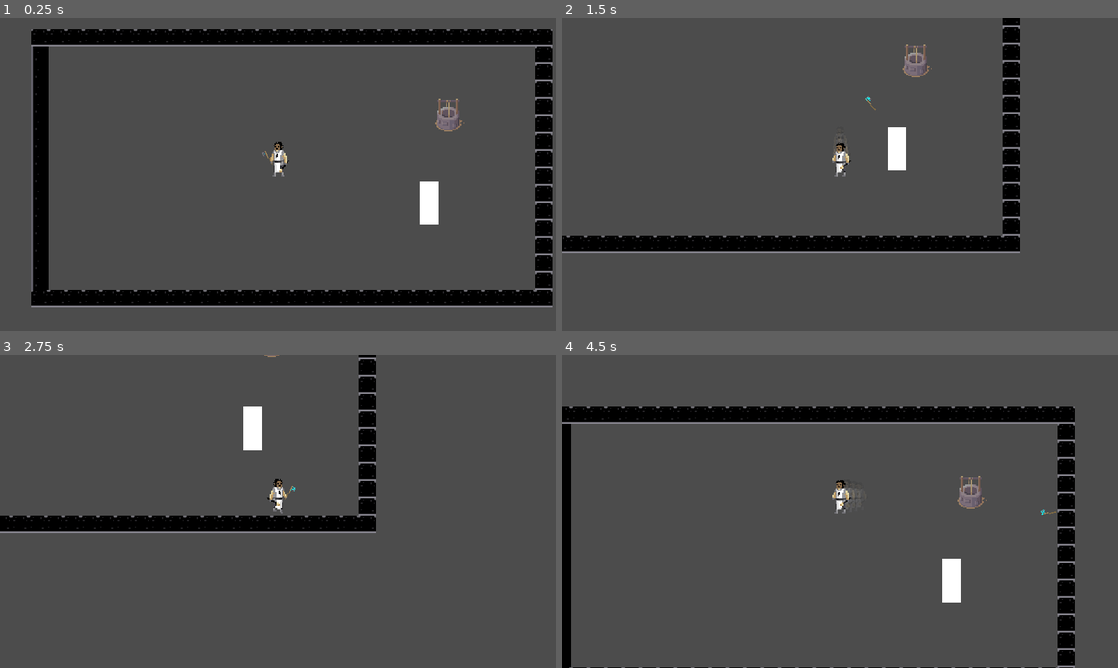
Above: before the commit, frames 1-4 (two rows, left to right).
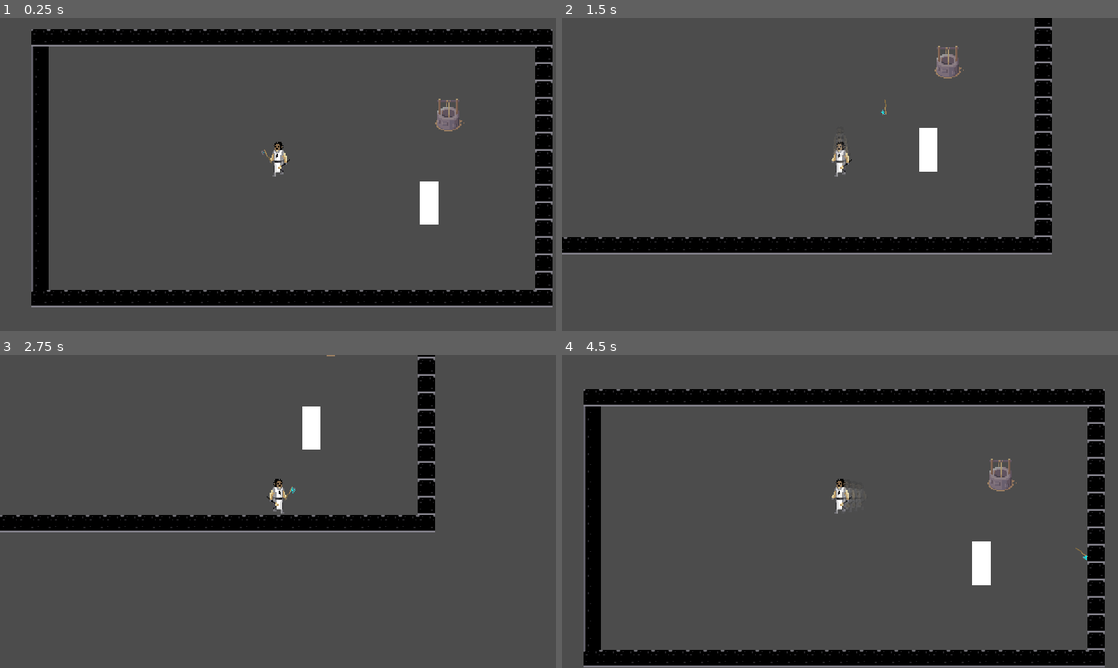
Above: after the commit, the same moments.

Repository: JillyMan/killer-in-london
Game: Godot game, scene res://src/levels/character_test_scene/CharacterTest.tscn
Two runs of this game, one before a commit and one after it. Both use one fixed random seed, a clock stepped at 60 frames per second and the inputs below. This scene is started directly instead of the project's main scene.
Inputs (mouse positions are in pixels of both pictures, inside the frame that each line leads up to):
- Up to frame 1 (0.25 s): no input
- Up to frame 2 (1.5 s): tap Enter at 0.5 s; move the mouse to (962, 158) at 0.52 s; hold D (player_move_right) 0.53-1.28 s; right-click (962, 158) at 0.6 s; click (962, 158) at 0.67 s; move the mouse to (728, 190) at 1.27 s; hold S (player_move_down) from 1.28 s (still down); tap Space (player_dash) at 1.35 s
- Up to frame 3 (2.75 s): move the mouse to (333, 442) at 2.02 s; release S (player_move_down) at 2.03 s; hold D (player_move_right) from 2.03 s (still down); right-click (333, 442) at 2.1 s
- Up to frame 4 (4.5 s): move the mouse to (812, 574) at 2.77 s; release D (player_move_right) at 2.78 s; hold W (player_move_up) 2.78-3.53 s; tap Space (player_dash) at 2.85, 4.35 s; click (812, 574) at 2.92 s; move the mouse to (1006, 558) at 3.52 s; hold A (player_move_left) from 3.53 s (still down); right-click (1006, 558) at 3.6 s; move the mouse to (673, 464) at 4.27 s

The runs differ from the first frame. In frame 1, less than 0.1% of the frame differs, in the area x 47-53%, y 42-51%; in frame 2, 7.7%; in frame 3, 5.6%; in frame 4, 24%, in the area x 0-98%, y 10-100%.

Commit message:
fix axe and disable collision when he comeback

Diff:
--- a/killer-in-london/project.godot
+++ b/killer-in-london/project.godot
@@ -24,6 +24,11 @@
 "language": "GDScript",
 "path": "res://src/behavior_tree_extensions/actions/Attack.gd"
 }, {
+"base": "KinematicBody2D",
+"class": "Axe",
+"language": "GDScript",
+"path": "res://src/entities/environment/weapon/axe/Axe.gd"
+}, {
 "base": "FSM",
 "class": "AxeFSM",
 "language": "GDScript",
@@ -248,6 +253,7 @@
 "AlwaysRunning": "",
 "AstarGridPathfinder": "",
 "Attack": "",
+"Axe": "",
 "AxeFSM": "",
 "BehaviorTree": "res://addons/libgdx-behavior-tree/assets/icons/root_icon.png",
 "BranchTask": "res://addons/libgdx-behavior-tree/assets/icons/branch_task.png",
--- a/killer-in-london/src/entities/characters/player/Player.gd
+++ b/killer-in-london/src/entities/characters/player/Player.gd
@@ -28,10 +28,10 @@
 	pass
 
 func _detach_weapon(weapon):
-	var prev_pos = weapon.global_position
+#	var prev_pos = weapon.global_position
 	weapon_position.remove_child(weapon)
 	get_tree().current_scene.add_child(weapon)
-	weapon.global_position = prev_pos
+	weapon.global_position = global_position
 	pass
 
 func _throw_weapon(dest_point):
--- a/killer-in-london/src/entities/characters/player/Player.tscn
+++ b/killer-in-london/src/entities/characters/player/Player.tscn
@@ -7,102 +7,6 @@
 [ext_resource path="res://src/entities/characters/player/PlayerFSM.gd" type="Script" id=5]
 [ext_resource path="res://src/entities/characters/player/state/Moving.gd" type="Script" id=7]
 [ext_resource path="res://src/entities/characters/player/state/Dash.gd" type="Script" id=9]
-
-[sub_resource type="Curve" id=1]
-_data = [ Vector2( 0, 1 ), 0.0, 0.0, 0, 0, Vector2( 1, 0.781818 ), 0.0, 0.0, 0, 0 ]
-
-[sub_resource type="CurveTexture" id=2]
-curve = SubResource( 1 )
-
-[sub_resource type="Curve" id=3]
-_data = [ Vector2( 0, 1 ), 0.0, 0.0, 0, 0, Vector2( 1, 0.598864 ), 0.0, 0.0, 0, 0 ]
-
-[sub_resource type="CurveTexture" id=4]
-curve = SubResource( 3 )
-
-[sub_resource type="ParticlesMaterial" id=5]
-trail_size_modifier = SubResource( 4 )
-gravity = Vector3( 0, 0, 0 )
-scale_curve = SubResource( 2 )
-color = Color( 1, 1, 1, 0.0823529 )
-
-[sub_resource type="Animation" id=6]
-loop = true
-tracks/0/type = "value"
-tracks/0/path = NodePath("AnimatedSprite:animation")
-tracks/0/interp = 1
-tracks/0/loop_wrap = true
-tracks/0/imported = false
-tracks/0/enabled = true
-tracks/0/keys = {
-"times": PoolRealArray( 0 ),
-"transitions": PoolRealArray( 1 ),
-"update": 1,
-"values": [ "player_idle" ]
-}
-tracks/1/type = "value"
-tracks/1/path = NodePath("AnimatedSprite:frame")
-tracks/1/interp = 1
-tracks/1/loop_wrap = true
-tracks/1/imported = false
-tracks/1/enabled = true
-tracks/1/keys = {
-"times": PoolRealArray( 0, 0.1, 0.2, 0.3, 0.4, 0.5, 0.6, 0.7, 0.8, 0.9 ),
-"transitions": PoolRealArray( 1, 1, 1, 1, 1, 1, 1, 1, 1, 1 ),
-"update": 1,
-"values": [ 0, 1, 2, 3, 4, 5, 6, 7, 8, 9 ]
-}
-tracks/2/type = "value"
-tracks/2/path = NodePath("WeaponPosition:position")
-tracks/2/interp = 1
-tracks/2/loop_wrap = true
-tracks/2/imported = false
-tracks/2/enabled = true
-tracks/2/keys = {
-"times": PoolRealArray( 0, 0.3, 0.4, 0.6, 0.7 ),
-"transitions": PoolRealArray( 1, 1, 1, 1, 1 ),
-"update": 1,
-"values": [ Vector2( 6.50663, -12.8358 ), Vector2( 6.20893, -12.9549 ), Vector2( 5.43492, -12.3595 ), Vector2( 6.32801, -12.6572 ), Vector2( 6.38755, -12.7763 ) ]
-}
-
-[sub_resource type="Animation" id=7]
-loop = true
-tracks/0/type = "value"
-tracks/0/path = NodePath("WeaponPosition:position")
-tracks/0/interp = 1
-tracks/0/loop_wrap = true
-tracks/0/imported = false
-tracks/0/enabled = true
-tracks/0/keys = {
-"times": PoolRealArray( 0, 0.1, 0.2, 0.3, 0.4, 0.5, 0.6, 0.7, 0.8 ),
-"transitions": PoolRealArray( 1, 1, 1, 1, 1, 1, 1, 1, 1 ),
-"update": 1,
-"values": [ Vector2( 7.23856, -14.007 ), Vector2( 7.34066, -14.8238 ), Vector2( 6.06447, -13.3945 ), Vector2( 6.16657, -12.6798 ), Vector2( 6.26866, -12.4246 ), Vector2( 6.83018, -12.4246 ), Vector2( 7.13647, -13.7008 ), Vector2( 6.5239, -13.5476 ), Vector2( 6.31971, -13.4455 ) ]
-}
-tracks/1/type = "value"
-tracks/1/path = NodePath("AnimatedSprite:animation")
-tracks/1/interp = 1
-tracks/1/loop_wrap = true
-tracks/1/imported = false
-tracks/1/enabled = true
-tracks/1/keys = {
-"times": PoolRealArray( 0 ),
-"transitions": PoolRealArray( 1 ),
-"update": 1,
-"values": [ "player_walk" ]
-}
-tracks/2/type = "value"
-tracks/2/path = NodePath("AnimatedSprite:frame")
-tracks/2/interp = 1
-tracks/2/loop_wrap = true
-tracks/2/imported = false
-tracks/2/enabled = true
-tracks/2/keys = {
-"times": PoolRealArray( 0, 0.1, 0.2, 0.3, 0.4, 0.5, 0.6, 0.7, 0.8, 0.9 ),
-"transitions": PoolRealArray( 1, 1, 1, 1, 1, 1, 1, 1, 1, 1 ),
-"update": 1,
-"values": [ 1, 2, 3, 4, 5, 6, 7, 8, 9, 9 ]
-}
 
 [sub_resource type="AtlasTexture" id=8]
 atlas = ExtResource( 2 )
@@ -197,8 +101,104 @@
 "speed": 5.0
 } ]
 
+[sub_resource type="Curve" id=1]
+_data = [ Vector2( 0, 1 ), 0.0, 0.0, 0, 0, Vector2( 1, 0.781818 ), 0.0, 0.0, 0, 0 ]
+
+[sub_resource type="CurveTexture" id=2]
+curve = SubResource( 1 )
+
+[sub_resource type="Curve" id=3]
+_data = [ Vector2( 0, 1 ), 0.0, 0.0, 0, 0, Vector2( 1, 0.598864 ), 0.0, 0.0, 0, 0 ]
+
+[sub_resource type="CurveTexture" id=4]
+curve = SubResource( 3 )
+
+[sub_resource type="ParticlesMaterial" id=5]
+trail_size_modifier = SubResource( 4 )
+gravity = Vector3( 0, 0, 0 )
+scale_curve = SubResource( 2 )
+color = Color( 1, 1, 1, 0.0823529 )
+
+[sub_resource type="Animation" id=6]
+loop = true
+tracks/0/type = "value"
+tracks/0/path = NodePath("YSort/AnimatedSprite:animation")
+tracks/0/interp = 1
+tracks/0/loop_wrap = true
+tracks/0/imported = false
+tracks/0/enabled = true
+tracks/0/keys = {
+"times": PoolRealArray( 0 ),
+"transitions": PoolRealArray( 1 ),
+"update": 1,
+"values": [ "player_idle" ]
+}
+tracks/1/type = "value"
+tracks/1/path = NodePath("YSort/AnimatedSprite:frame")
+tracks/1/interp = 1
+tracks/1/loop_wrap = true
+tracks/1/imported = false
+tracks/1/enabled = true
+tracks/1/keys = {
+"times": PoolRealArray( 0, 0.1, 0.2, 0.3, 0.4, 0.5, 0.6, 0.7, 0.8, 0.9 ),
+"transitions": PoolRealArray( 1, 1, 1, 1, 1, 1, 1, 1, 1, 1 ),
+"update": 1,
+"values": [ 0, 1, 2, 3, 4, 5, 6, 7, 8, 9 ]
+}
+tracks/2/type = "value"
+tracks/2/path = NodePath("YSort/WeaponPosition:position")
+tracks/2/interp = 1
+tracks/2/loop_wrap = true
+tracks/2/imported = false
+tracks/2/enabled = true
+tracks/2/keys = {
+"times": PoolRealArray( 0, 0.3, 0.4, 0.6, 0.7 ),
+"transitions": PoolRealArray( 1, 1, 1, 1, 1 ),
+"update": 1,
+"values": [ Vector2( 6.50663, -12.8358 ), Vector2( 6.20893, -12.9549 ), Vector2( 5.43492, -12.3595 ), Vector2( 6.32801, -12.6572 ), Vector2( 6.38755, -12.7763 ) ]
+}
+
+[sub_resource type="Animation" id=7]
+loop = true
+tracks/0/type = "value"
+tracks/0/path = NodePath("YSort/WeaponPosition:position")
+tracks/0/interp = 1
+tracks/0/loop_wrap = true
+tracks/0/imported = false
+tracks/0/enabled = true
+tracks/0/keys = {
+"times": PoolRealArray( 0, 0.1, 0.2, 0.3, 0.4, 0.5, 0.6, 0.7, 0.8 ),
+"transitions": PoolRealArray( 1, 1, 1, 1, 1, 1, 1, 1, 1 ),
+"update": 1,
+"values": [ Vector2( 7.23856, -14.007 ), Vector2( 7.34066, -14.8238 ), Vector2( 6.06447, -13.3945 ), Vector2( 6.16657, -12.6798 ), Vector2( 6.26866, -12.4246 ), Vector2( 6.83018, -12.4246 ), Vector2( 7.13647, -13.7008 ), Vector2( 6.5239, -13.5476 ), Vector2( 6.31971, -13.4455 ) ]
+}
+tracks/1/type = "value"
+tracks/1/path = NodePath("YSort/AnimatedSprite:animation")
+tracks/1/interp = 1
+tracks/1/loop_wrap = true
+tracks/1/imported = false
+tracks/1/enabled = true
+tracks/1/keys = {
+"times": PoolRealArray( 0 ),
+"transitions": PoolRealArray( 1 ),
+"update": 1,
+"values": [ "player_walk" ]
+}
+tracks/2/type = "value"
+tracks/2/path = NodePath("YSort/AnimatedSprite:frame")
+tracks/2/interp = 1
+tracks/2/loop_wrap = true
+tracks/2/imported = false
+tracks/2/enabled = true
+tracks/2/keys = {
+"times": PoolRealArray( 0, 0.1, 0.2, 0.3, 0.4, 0.5, 0.6, 0.7, 0.8, 0.9 ),
+"transitions": PoolRealArray( 1, 1, 1, 1, 1, 1, 1, 1, 1, 1 ),
+"update": 1,
+"values": [ 1, 2, 3, 4, 5, 6, 7, 8, 9, 9 ]
+}
+
 [sub_resource type="RectangleShape2D" id=29]
-extents = Vector2( 7.79388, 2.75777 )
+extents = Vector2( 7.79388, 3.25738 )
 
 [node name="Player" type="KinematicBody2D"]
 collision_layer = 2
@@ -209,6 +209,12 @@
 
 [node name="AnimationTransorm" type="Position2D" parent="."]
 position = Vector2( 0.29105, 2.3284 )
+
+[node name="AnimatedSprite" type="AnimatedSprite" parent="AnimationTransorm"]
+position = Vector2( 0.220367, -16.1971 )
+frames = SubResource( 28 )
+animation = "player_walk"
+frame = 1
 
 [node name="Trail" type="Particles2D" parent="AnimationTransorm"]
 position = Vector2( 0.429283, -16.0214 )
@@ -224,7 +230,6 @@
 position = Vector2( 7.23856, -14.007 )
 
 [node name="Axe" parent="AnimationTransorm/WeaponPosition" instance=ExtResource( 3 )]
-
 position = Vector2( 1.39782, -6.42602 )
 rotation = 1.95955
 
@@ -232,14 +237,8 @@
 anims/player_idle = SubResource( 6 )
 anims/player_walk = SubResource( 7 )
 
-[node name="AnimatedSprite" type="AnimatedSprite" parent="AnimationTransorm"]
-position = Vector2( 0.220367, -16.1971 )
-frames = SubResource( 28 )
-animation = "player_walk"
-frame = 1
-
 [node name="CollisionShape2D" type="CollisionShape2D" parent="."]
-position = Vector2( 0.471811, -0.511682 )
+position = Vector2( 0.471811, -1.13973 )
 shape = SubResource( 29 )
 
 [node name="KdTimer" type="Timer" parent="."]
--- a/killer-in-london/src/entities/environment/weapon/axe/Axe.gd
+++ b/killer-in-london/src/entities/environment/weapon/axe/Axe.gd
@@ -1,3 +1,4 @@
+class_name Axe
 extends KinematicBody2D
 
 export var throw_speed : float = 2000
@@ -6,10 +7,16 @@
 
 export var max_throw_distance : float = 100
 
+onready var collision : CollisionShape2D = $CollisionShape2D
 onready var damage_producer_shape : CollisionShape2D = $DamageProducer/CollisionShape2D2
 
 signal on_weapon_returned
 signal on_return_failed
+
+func _set_collision(value : bool):
+	collision.disabled = !value
+	damage_producer_shape.disabled = !value
+
 
 func throw(target : Vector2):
 	$FSM.set_throwing_state(target)
--- a/killer-in-london/src/entities/environment/weapon/axe/Axe.tscn
+++ b/killer-in-london/src/entities/environment/weapon/axe/Axe.tscn
@@ -9,7 +9,7 @@
 [ext_resource path="res://src/libs/damage_system/DamageProducer.gd" type="Script" id=7]
 
 [sub_resource type="RectangleShape2D" id=1]
-extents = Vector2( 7.24935, 2.69941 )
+extents = Vector2( 2.8797, 1.56321 )
 
 [sub_resource type="Curve" id=2]
 min_value = -500.0
@@ -50,24 +50,24 @@
 color = Color( 0.0745098, 0.952941, 0.952941, 1 )
 
 [node name="Axe" type="KinematicBody2D"]
-position = Vector2( 0.0897446, 0 )
+position = Vector2( -0.0287514, 0.394991 )
 rotation = -0.00618112
 script = ExtResource( 2 )
 max_throw_distance = 1000.0
 
 [node name="CollisionShape2D" type="CollisionShape2D" parent="."]
-position = Vector2( 1.29635, -3.07684 )
+position = Vector2( -2.8523, -4.06384 )
 rotation = 0.00601894
 shape = SubResource( 1 )
 
 [node name="Sprite" type="Sprite" parent="."]
-position = Vector2( 1.25643, -8.55936 )
+position = Vector2( 1.28481, -8.50697 )
 rotation = 0.00419701
 texture = ExtResource( 1 )
 region_rect = Rect2( 240, 384, 16, 16 )
 
 [node name="Particles2D" type="Particles2D" parent="."]
-position = Vector2( -3.65967, -3.99037 )
+position = Vector2( -3.6313, -3.93798 )
 amount = 40
 process_material = SubResource( 8 )
 
--- a/killer-in-london/src/entities/environment/weapon/axe/state/Comeback.gd
+++ b/killer-in-london/src/entities/environment/weapon/axe/state/Comeback.gd
@@ -2,7 +2,7 @@
 
 const MIN_DISTANCE_BTW_AXE_AND_THROW_DEST = 20.0
 
-var throwable_obj : KinematicBody2D
+var throwable_obj : Axe
 var comeback_to_node : Node2D
 var throw_len : float
 
@@ -35,7 +35,11 @@
 	return
 
 func enter(payload):
-	assert(host is KinematicBody2D)
-	throwable_obj = host
+	assert(host is Axe)
+	throwable_obj = host as Axe
+	throwable_obj._set_collision(false)
 	comeback_to_node = payload.come_to
 	throw_len = (throwable_obj.global_position - comeback_to_node.global_position).length()
+
+func exit(_payload):
+	throwable_obj._set_collision(true)
--- a/killer-in-london/src/entities/environment/weapon/axe/state/Throwing.gd
+++ b/killer-in-london/src/entities/environment/weapon/axe/state/Throwing.gd
@@ -1,6 +1,6 @@
 extends State
 
-const MIN_DISTANCE_BTW_AXE_AND_THROW_DEST = 5
+const MIN_DISTANCE_BTW_AXE_AND_THROW_DEST = 20
 
 var player : Node2D = null
 var throwable_obj : KinematicBody2D = null
--- a/killer-in-london/src/levels/character_test_scene/CharacterTest.tscn
+++ b/killer-in-london/src/levels/character_test_scene/CharacterTest.tscn
@@ -66,7 +66,6 @@
 position = Vector2( 243.274, 149.801 )
 collision_layer = 6
 collision_mask = 6
-speed = 30.0
 friction = 0.2
 
 [node name="Camera2D" type="Camera2D" parent="Player"]
